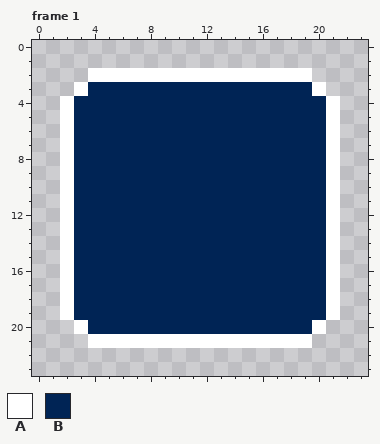
Pixel-art file, stored at aseprite/menu.ase. Above is the file before it was changed.
24x24 pixels, 10 frames. Shown: frame 1.
Visible layers, top first: "IconShadow", "IconOutline", "Icon", "Canvas".
Palette (. is transparent): A #ffffff  B #002455
Pixels before, frame 1, first column x 2:
 2 ..AAAAAAAAAAAAAAAA..
 3 .ABBBBBBBBBBBBBBBBA.
 4 ABBBBBBBBBBBBBBBBBBA
 5 ABBBBBBBBBBBBBBBBBBA
 6 ABBBBBBBBBBBBBBBBBBA
 7 ABBBBBBBBBBBBBBBBBBA
 8 ABBBBBBBBBBBBBBBBBBA
 9 ABBBBBBBBBBBBBBBBBBA
10 ABBBBBBBBBBBBBBBBBBA
11 ABBBBBBBBBBBBBBBBBBA
12 ABBBBBBBBBBBBBBBBBBA
13 ABBBBBBBBBBBBBBBBBBA
14 ABBBBBBBBBBBBBBBBBBA
15 ABBBBBBBBBBBBBBBBBBA
16 ABBBBBBBBBBBBBBBBBBA
17 ABBBBBBBBBBBBBBBBBBA
18 ABBBBBBBBBBBBBBBBBBA
19 ABBBBBBBBBBBBBBBBBBA
20 .ABBBBBBBBBBBBBBBBA.
21 ..AAAAAAAAAAAAAAAA..
The result:
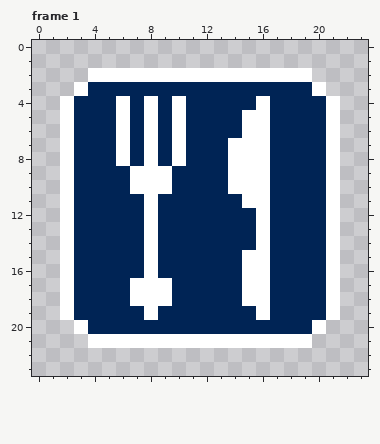
What changed:
Frame 1, layer "Icon":
Colour A replaces colour B in row 4 at x 6, 8, 10 and 16; in rows 5 to 6 at x 6, 8, 10 and 15 to 16; in rows 7 to 8 at x 6, 8, 10 and 14 to 16; in rows 9 to 10 at x 7 to 9 and 14 to 16; in row 11 at x 8 and 15 to 16; in rows 12 to 14 at x 8 and 16.
Colour A replaces colour B in rows 15 to 16 at x 8 and 15 to 16; in rows 17 to 18 at x 7 to 9 and 15 to 16; in row 19 at x 8 and 16.
